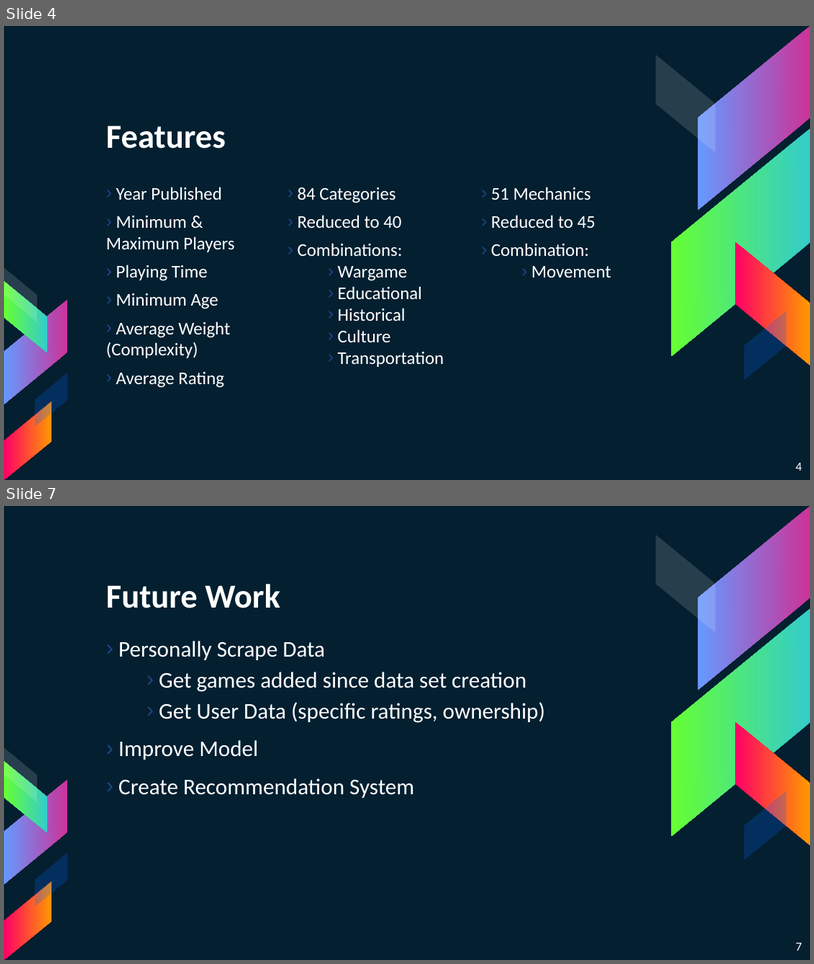
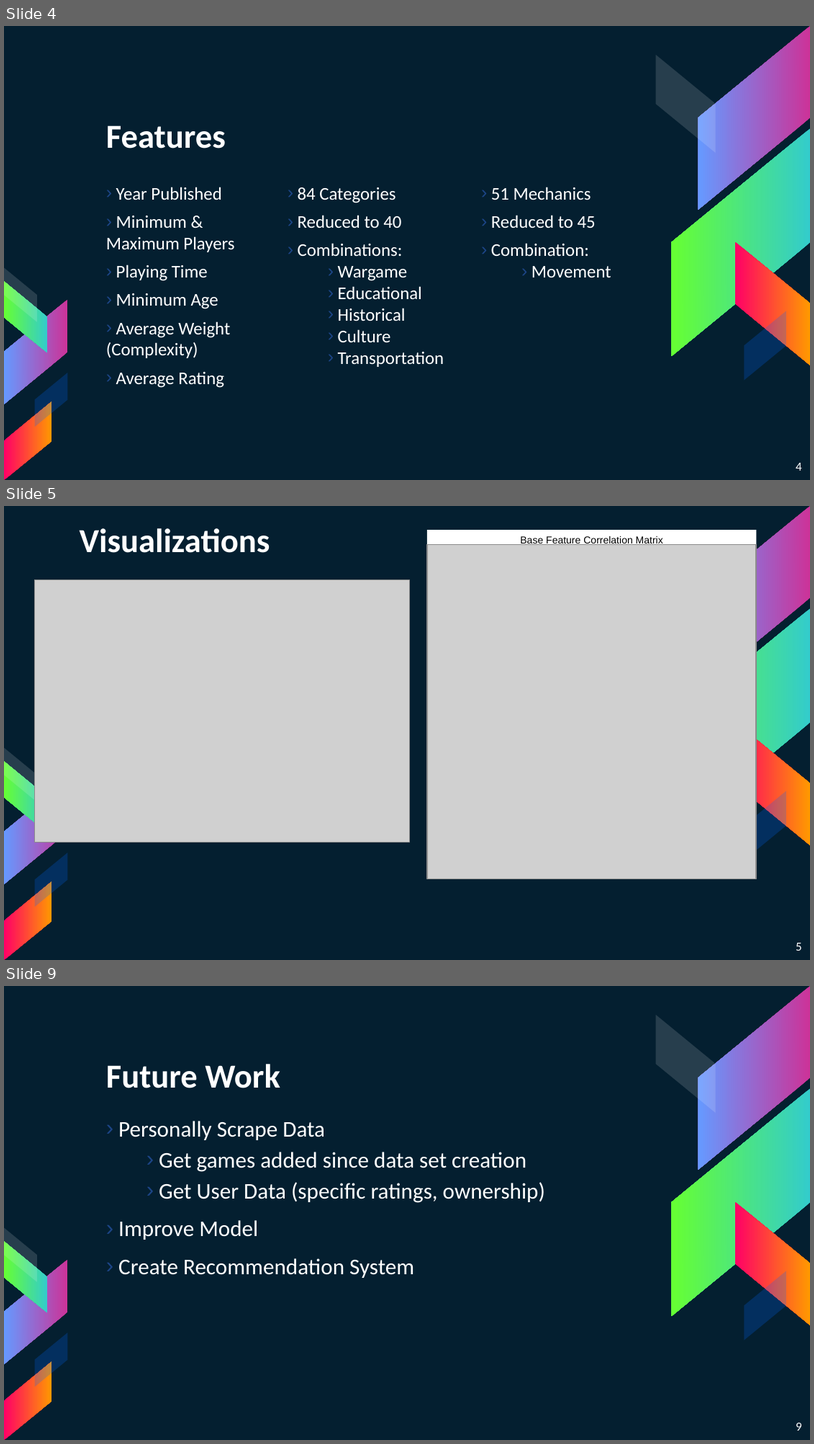
Before and after one commit to Atksmith88/board-game-statistics, a slide deck: board_game_statistics_presentation.pptx. Shown one above the other, each under a label of ours: slides 4 and 7 before the commit, slides 4, 5 and 9 after it; the slides between them are not shown. The pictures are 814x964 and 814x1444 pixels, drawn with LibreOffice and Linux fonts; fonts in the diff are those of the drawing; grey boxes stand for pictures. Boxes give left, top, right and bottom in pixels: in the first picture for what was removed or moved away, otherwise in the second. Text is boxed around its words. In the diff, an @@ line names an element or a change of style, - is before the commit and + after.

```diff
--- a/board_game_statistics_presentation.pptx
+++ b/board_game_statistics_presentation.pptx
@@ slide 5 added at (4, 506, 810, 960), background #041F30; not listed: 10 template elements that a slide beside it also shows @@
@@ title added at (80, 528, 270, 553), 30 pt, text #FFFFFF, bold @@
+Visualizations
@@ rectangle added at (427, 530, 756, 551), fill #FFFFFF, 9 pt, text #000000 @@
+Base Feature Correlation Matrix
@@ picture added at (427, 545, 756, 880) @@
@@ picture added at (35, 579, 409, 842) @@
@@ page number added at (796, 942, 802, 950), 11 pt, text #FFFFFF @@
+5
@@ what was slide 7 is now slide 9 @@
@@ page number at (796, 1422, 802, 1430): text changed @@
-7
+9
```
Also in this commit, not shown: 3 slides changed, 1 other slide added, 1 other file.
